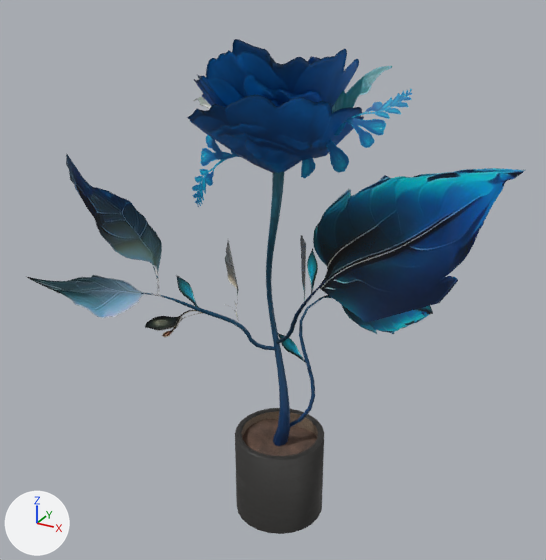
The glTF model src/models/3.glb: old version first, new version second.
Both versions are drawn from a 50 mm camera at (0.388, -0.723, 0.591) aimed at (-0.019, 0.017, 0.221). Arrows for +X, +Y and +Z are at lower left; the lights stay in place.

Script lines for the objects in view, before the commit:
```python
me_00_gorshok = bpy.data.meshes.new('00_gorshok')
me_00_gorshok.from_pydata(...)  # 156 vertices, 254 faces; spans x -0.058..0.058, y -0.058..0.058, z 0.0004..0.1172
me_00_gorshok.materials.append(mat_00_gorshok)
me_02_tolerant = bpy.data.meshes.new('02_tolerant')
me_02_tolerant.from_pydata(...)  # 523 vertices, 835 faces; spans x -0.248..0.274, y -0.163..0.224, z -0.005..0.525
me_02_tolerant.materials.append(mat_02_tolerant)
ob_00_gorshok = bpy.data.objects.new('00_gorshok', me_00_gorshok)
ob_00_gorshok.location = (0.0, 0.0, -0.1)
ob_02_tolerant = bpy.data.objects.new('02_tolerant', me_02_tolerant)
ob_02_tolerant.location = (0.0, 0.0, 0.0)
```
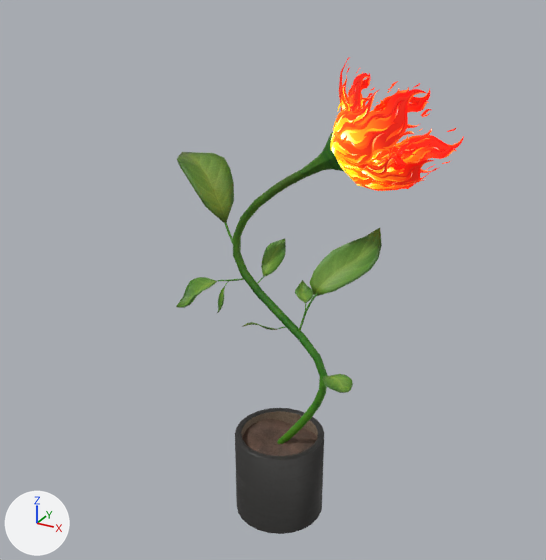
Patch to the scene script:
```diff
--- a/src/models/3.glb.py
+++ b/src/models/3.glb.py
@@ img_03_сholeric_flower_normal @@
+img_03_сholeric_flower_normal = load_image('03_сholeric_flower_normal', '_unpacked/03__holeric_flower_normal', 1024, 1024, 'Non-Color')
@@ img_03_сholeric_flower_basecolor @@
+img_03_сholeric_flower_basecolor = load_image('03_сholeric_flower_BaseColor', '_unpacked/03__holeric_flower_BaseColor', 1024, 1024, 'sRGB')
@@ img_03_сholeric_fire_basecolor @@
+img_03_сholeric_fire_basecolor = load_image('03_сholeric_fire_BaseColor', '_unpacked/03__holeric_fire_BaseColor', 732, 1024, 'sRGB')
@@ img_03_сholeric_fire_basecolor_jpg_03_сholeric_fire_alpha_jpg @@
+img_03_сholeric_fire_basecolor_jpg_03_сholeric_fire_alpha_jpg = load_image('03_сholeric_fire_BaseColor.jpg-03_сholeric_fire_alpha.jpg', '_unpacked/03__holeric_fire_BaseColor.jpg-03__holeric_fire_alpha.jpg', 732, 1024, 'sRGB')
@@ img_03_сholeric_fire_normal @@
+img_03_сholeric_fire_normal = load_image('03_сholeric_fire_normal', '_unpacked/03__holeric_fire_normal', 732, 1024, 'Non-Color')
@@ mat_03_сholeric_flower @@
+mat_03_сholeric_flower = bpy.data.materials.new('03_сholeric_flower')
+# colours: white #ffffff
+# uses the picture img_03_сholeric_flower_basecolor
+# uses the picture img_03_сholeric_flower_normal
+# uses the picture img_image
@@ mat_03_сholeric_fire @@
+mat_03_сholeric_fire = bpy.data.materials.new('03_сholeric_fire')
+# uses the picture img_03_сholeric_fire_basecolor
+# uses the picture img_03_сholeric_fire_basecolor_jpg_03_сholeric_fire_alpha_jpg
+# uses the picture img_03_сholeric_fire_normal
@@ me_03_сholeric_flower @@
+me_03_сholeric_flower.from_pydata(...)  # 1159 vertices, 2208 faces; spans x -0.176..0.109, y -0.041..0.061, z 0.0..0.414
+me_03_сholeric_flower.materials.append(mat_03_сholeric_flower)
@@ me_03_сholeric_fire @@
+me_03_сholeric_fire.from_pydata(...)  # 511 vertices, 694 faces; spans x 0.051..0.204, y -0.058..0.074, z 0.364..0.496
+me_03_сholeric_fire.materials.append(mat_03_сholeric_fire)
@@ ob_02_tolerant @@
-ob_02_tolerant = bpy.data.objects.new('02_tolerant', me_02_tolerant)
-ob_02_tolerant.location = (0.0, 0.0, 0.0)
@@ ob_03_сholeric_flower @@
+ob_03_сholeric_flower = bpy.data.objects.new('03_сholeric_flower', me_03_сholeric_flower)
+ob_03_сholeric_flower.location = (0.0, 0.0, 0.0)
@@ ob_03_сholeric_fire @@
+ob_03_сholeric_fire = bpy.data.objects.new('03_сholeric_fire', me_03_сholeric_fire)
+ob_03_сholeric_fire.location = (0.0, 0.0, 0.0)
```

What differs and where, as boxes [x1, y1, x2, y2] in the pictures (546 x 560 px):
'02_tolerant', deleted: before [27, 39, 525, 446]
'03_сholeric_flower', added: after [176, 132, 382, 444]
'03_сholeric_fire', added: after [330, 57, 464, 191]
